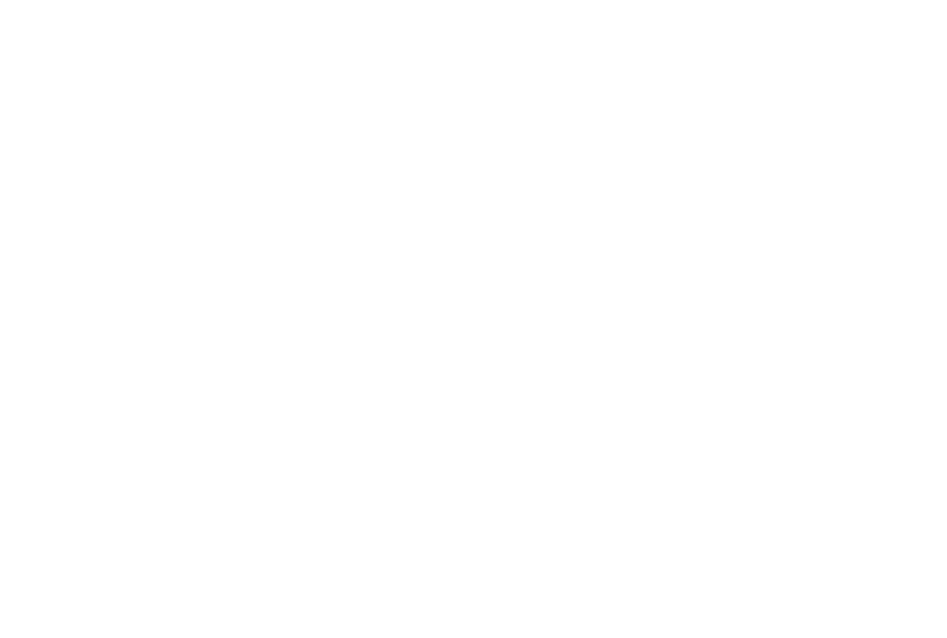
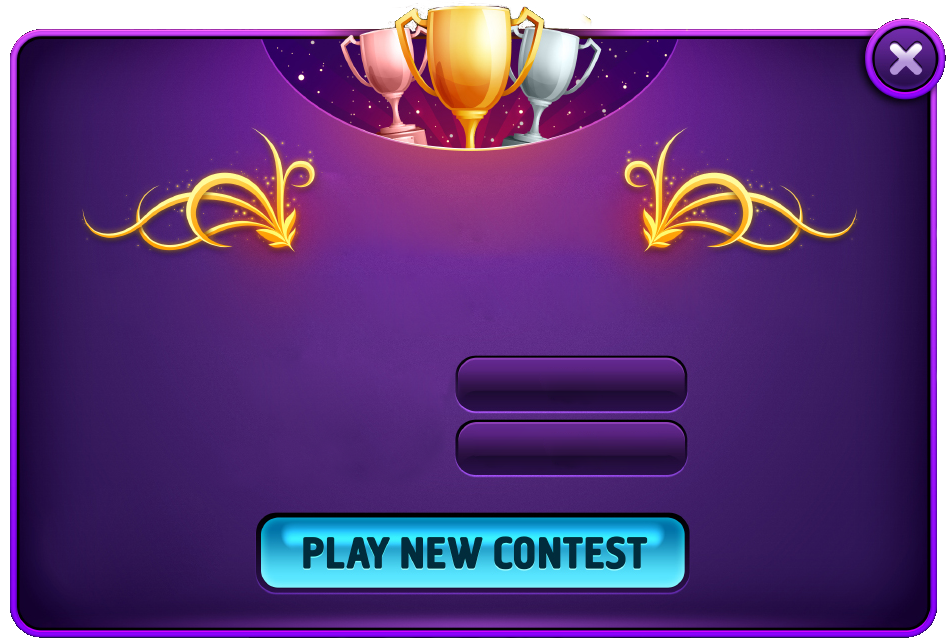
Layer changes from the first 947 × 638 image to the second:
added layer "Layer 2" above "Layer 1" over [863, 18, 946, 101]
showed "Layer 1" over [10, 1, 946, 638]
